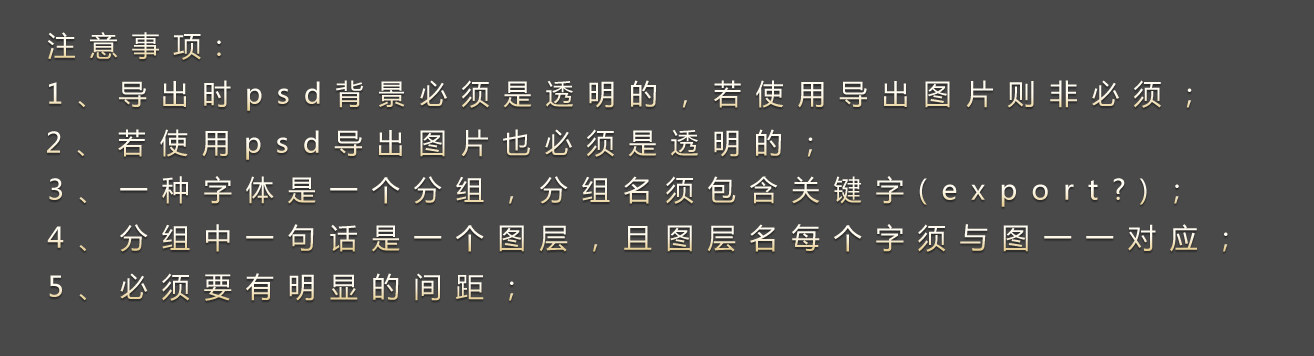
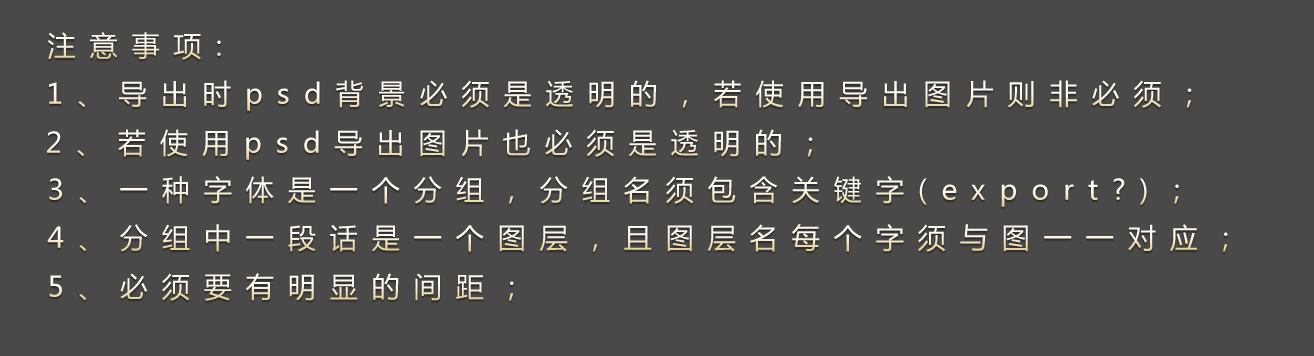
Before/after of a w=1314, h=356 layered artwork. What changed in the layer stack:
renamed "4、分组中一句话是一个图层，且图层名每个字须与图一一对应；" to "4、分组中一段话是一个图层，且图层名每个字须与图一一对应；", painted on it over [left=287, top=224, right=316, bottom=252]
